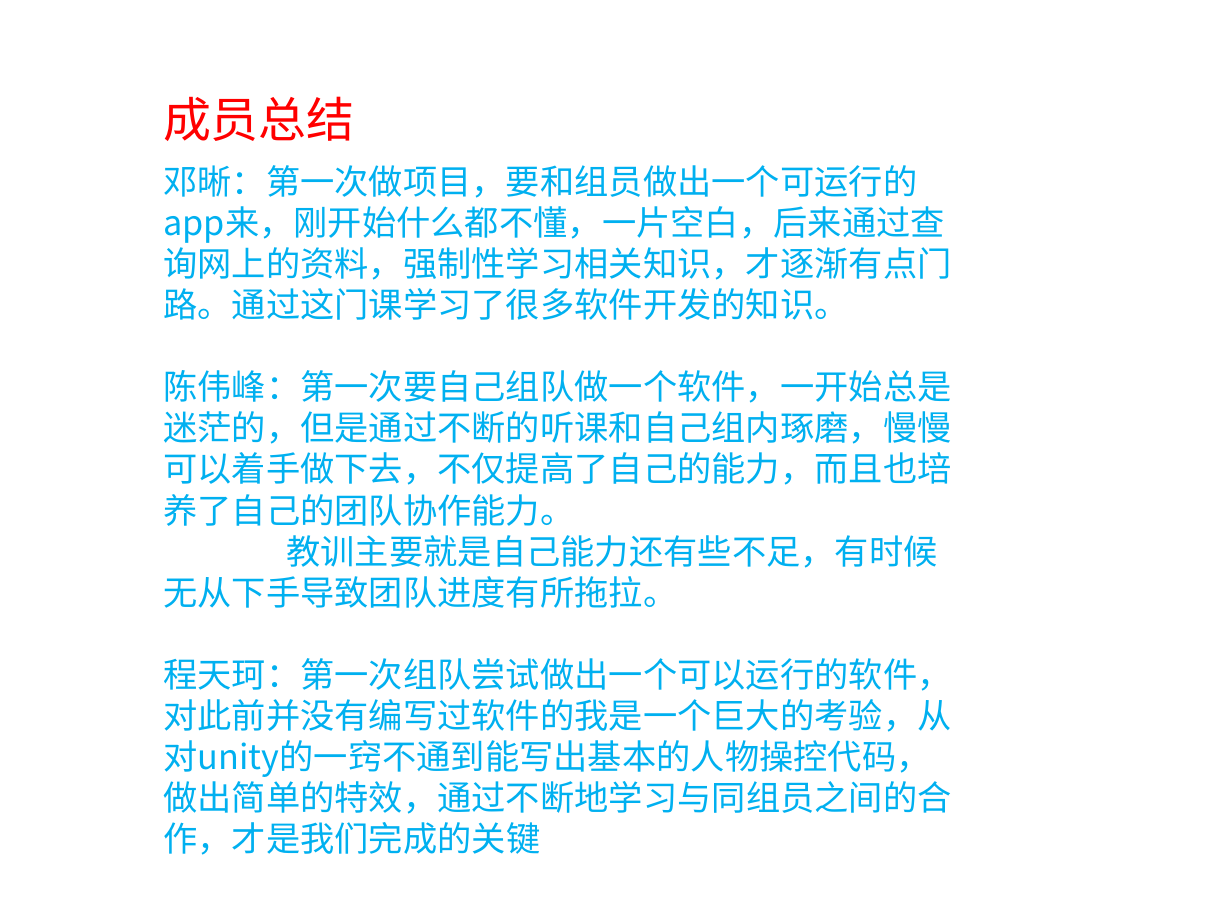
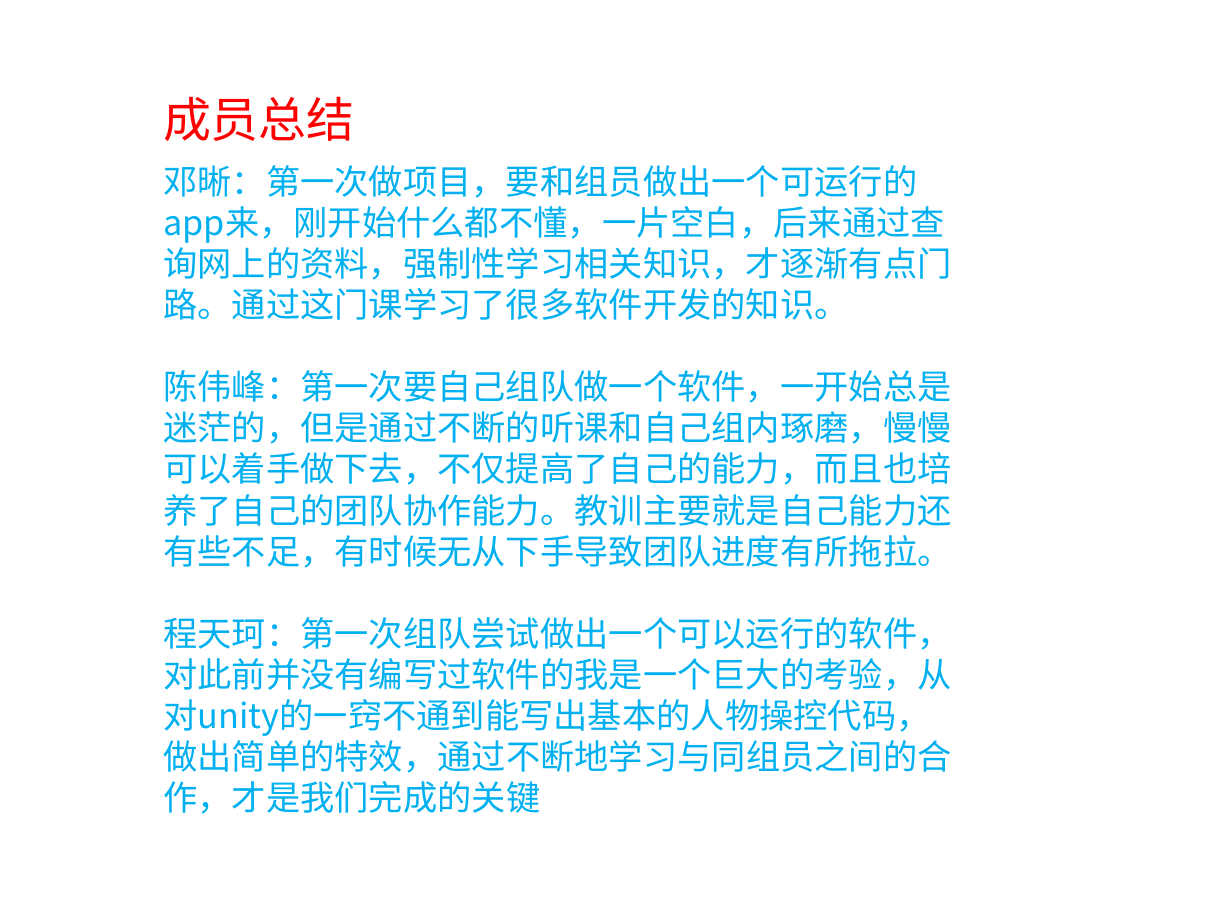
Before and after one commit to SE2018G18/SE2018-G18-Project, a slide deck: slide 37 of SE2018春-G18-项目总结.pptx (slide 35 before the commit). Drawn at 1232x924 pixels with LibreOffice and Linux fonts; fonts in the diff are those of the drawing; background and template pictures are left out. Boxes give left, top, right and bottom in pixels: in the first picture for what was removed or moved away, otherwise in the second. Text is boxed around its words. In the diff, an @@ line names an element or a change of style, - is before the commit and + after.

```diff
--- a/SE2018春-G18-项目总结.pptx
+++ b/SE2018春-G18-项目总结.pptx
@@ text at [163,370,951,568]: text changed @@
-陈伟峰：第一次要自己组队做一个软件，一开始总是迷茫的，但是通过不断的听课和自己组内琢磨，慢慢可以着手做下去，不仅提高了自己的能力，而且也培养了自己的团队协作能力。
-教训主要就是自己能力还有些不足，有时候无从下手导致团队进度有所拖拉。
+陈伟峰：第一次要自己组队做一个软件，一开始总是迷茫的，但是通过不断的听课和自己组内琢磨，慢慢可以着手做下去，不仅提高了自己的能力，而且也培养了自己的团队协作能力。教训主要就是自己能力还有些不足，有时候无从下手导致团队进度有所拖拉。
```
Also in this commit, not shown: 3 other slides changed, 2 slides added, 7 other files.
